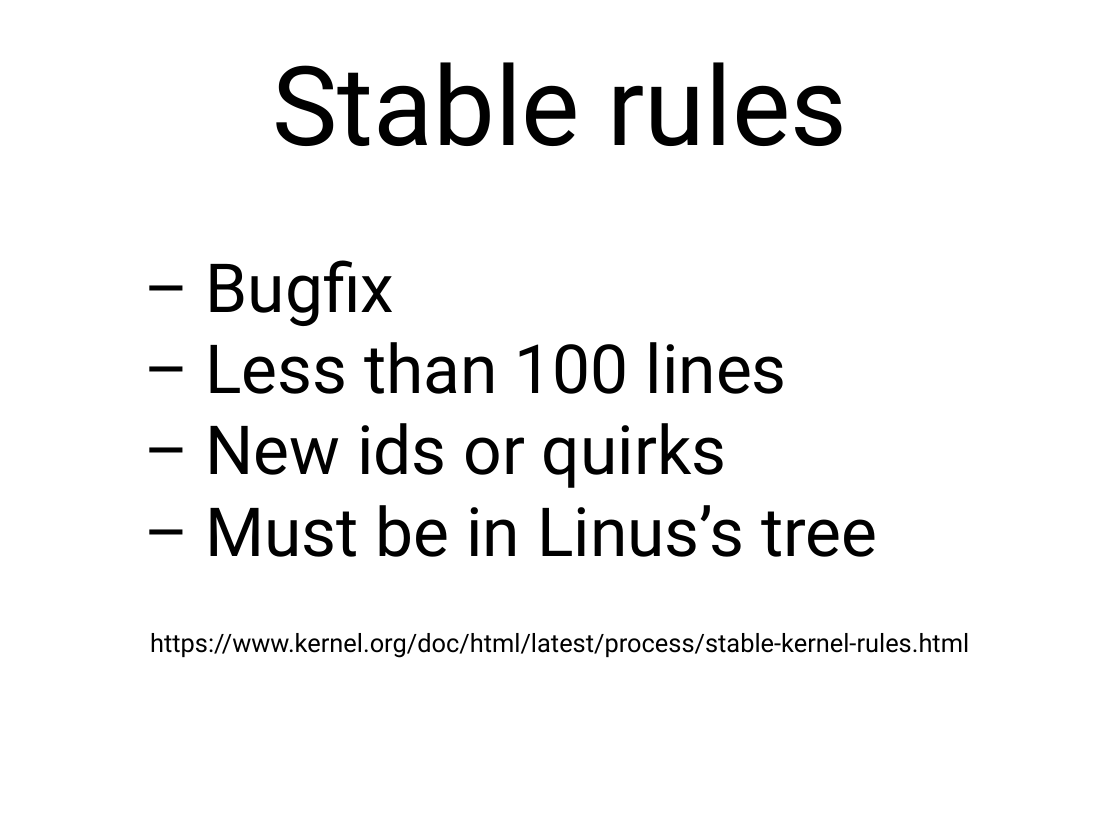
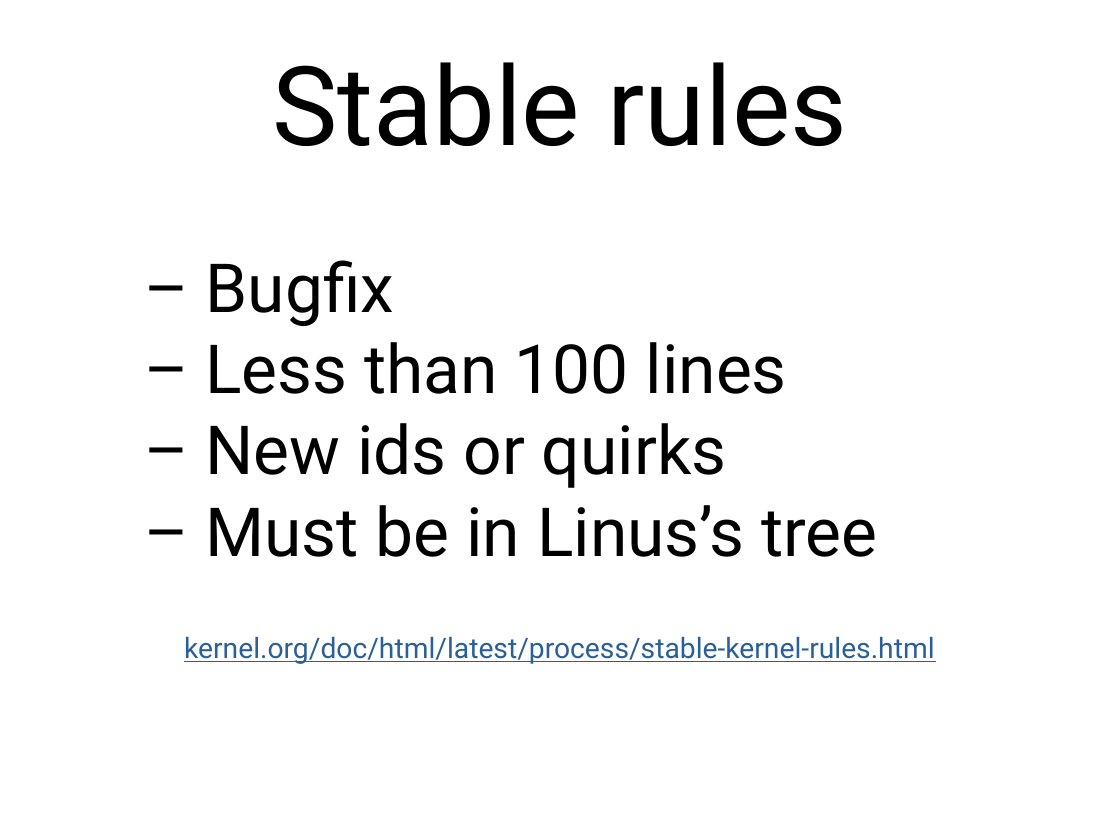
Before and after one commit to gregkh/presentation-release-model, a slide deck: slide 19 of release-model.odp. Drawn at 1120x840 pixels with LibreOffice and Linux fonts; fonts in the diff are those of the drawing. Boxes give left, top, right and bottom in pixels: in the first picture for what was removed or moved away, otherwise in the second. Text is boxed around its words. In the diff, an @@ line names an element or a change of style, - is before the commit and + after.

```diff
--- a/release-model.odp
+++ b/release-model.odp
@@ text at (184,636,935,664): text changed; size 18 to 20 pt; text colour #000000 to #2A6099 @@
-https://www.kernel.org/doc/html/latest/process/stable-kernel-rules.html
+kernel.org/doc/html/latest/process/stable-kernel-rules.html
```
Also in this commit, not shown: 4 other slides changed, 1 other file.
